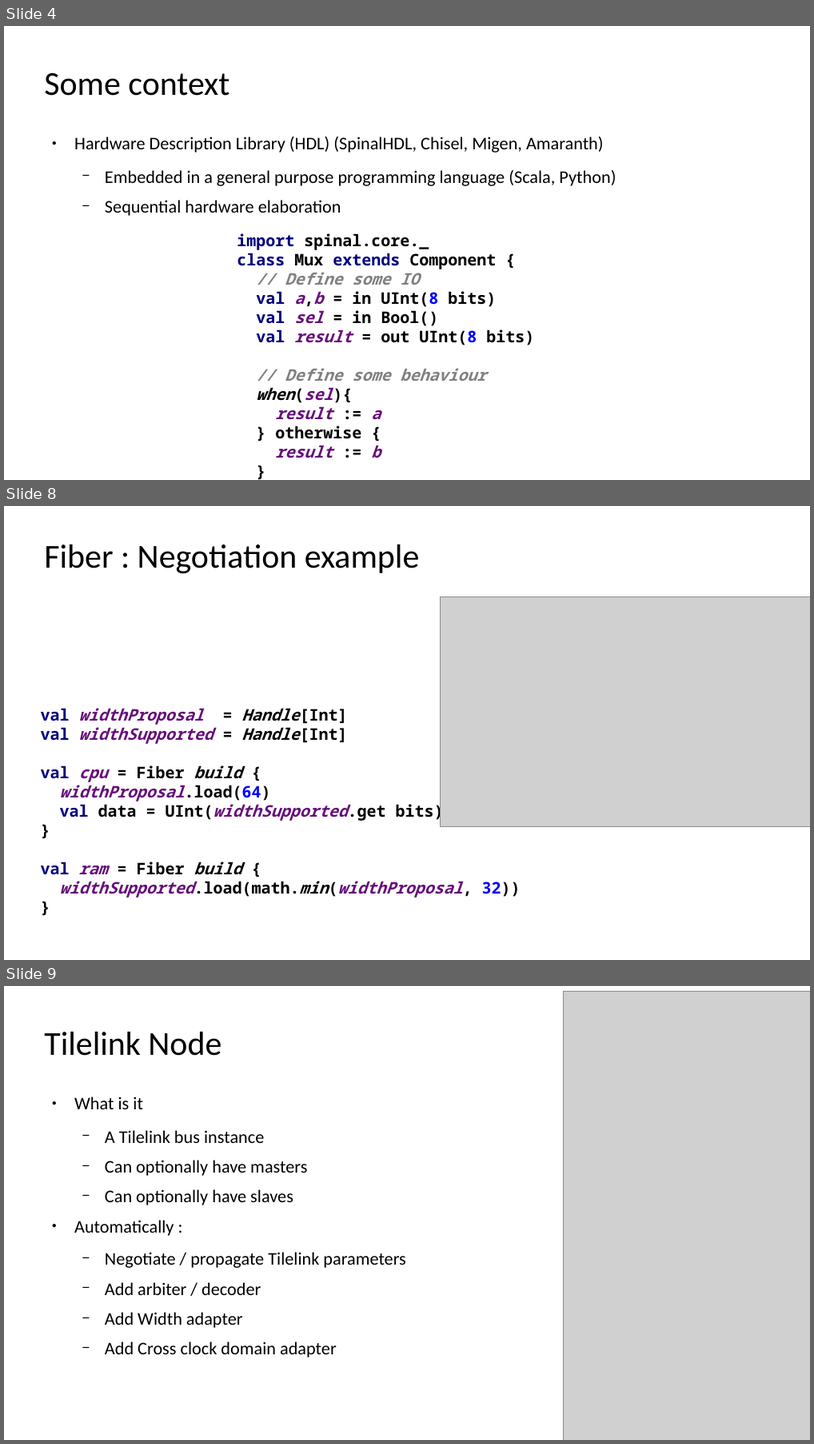
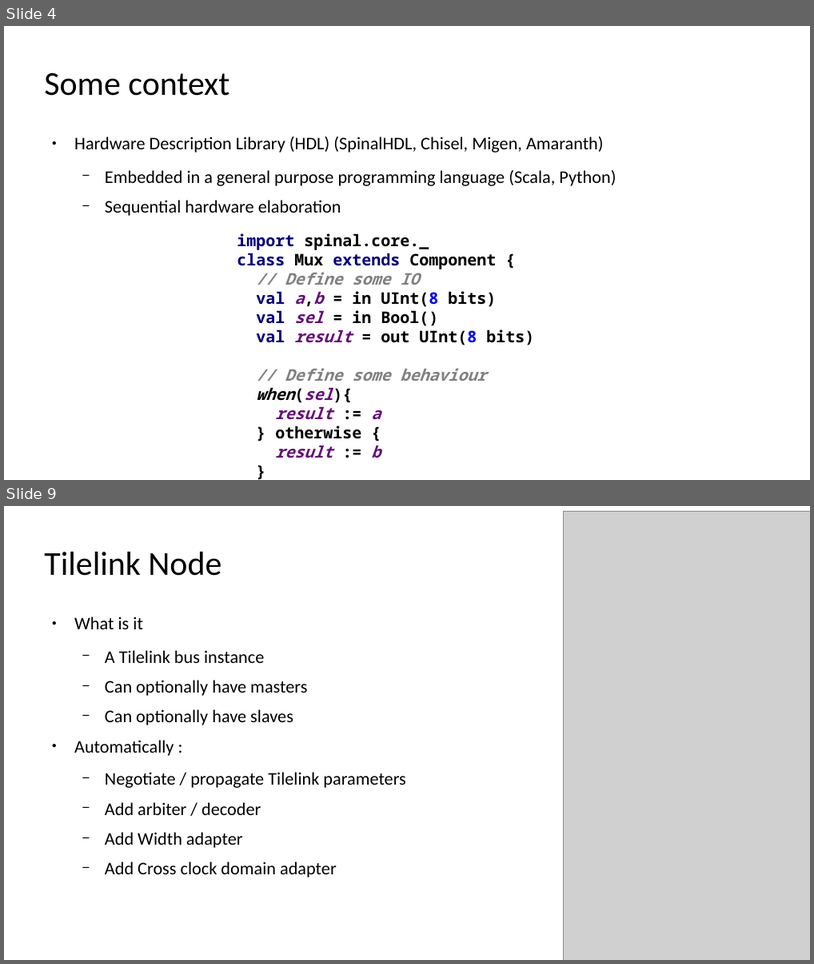
Before and after one commit to SpinalHDL/SpinalDoc, a slide deck: presentation/en/orconf_150923/orconf_150923.odp. Shown one above the other, each under a label of ours: slides 4, 8 and 9 before the commit, slides 4 and 9 after it; the slides between them are not shown. The pictures are 814x1444 and 814x964 pixels, drawn with LibreOffice and Linux fonts; fonts in the diff are those of the drawing; grey boxes stand for pictures. Boxes give left, top, right and bottom in pixels: in the first picture for what was removed or moved away, otherwise in the second. Text is boxed around its words. In the diff, an @@ line names an element or a change of style, - is before the commit and + after.

```diff
--- a/presentation/en/orconf_150923/orconf_150923.odp
+++ b/presentation/en/orconf_150923/orconf_150923.odp
@@ slide 8 removed at (4,506,810,960), background #FFFFFF @@
@@ title removed at (44,544,419,574) @@
-Fiber : Negotiation example
@@ picture removed at (441,597,810,827) @@
@@ text removed at (41,708,521,897) @@
-val widthProposal = Handle[Int]
-val widthSupported = Handle[Int]
-val cpu = Fiber build {
-widthProposal.load(64)
-val data = UInt(widthSupported.get bits)
-}
-val ram = Fiber build {
-widthSupported.load(math.min(widthProposal, 32))
-}
```
Also in this commit, not shown: 6 slides changed, 2 slides added, 1 other slide removed, 2 other files.
